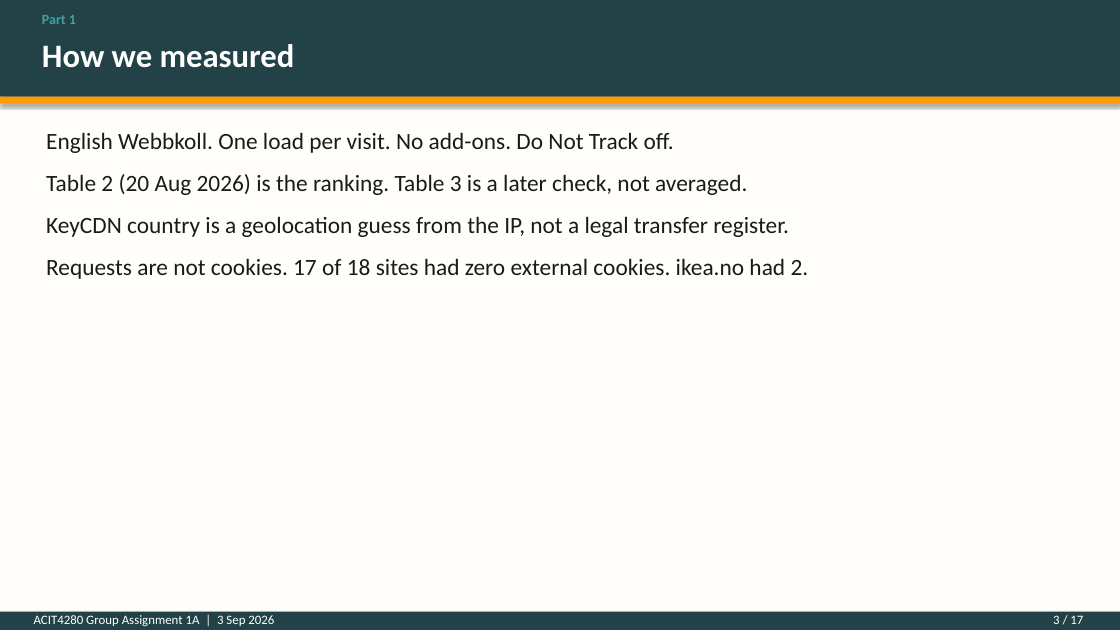
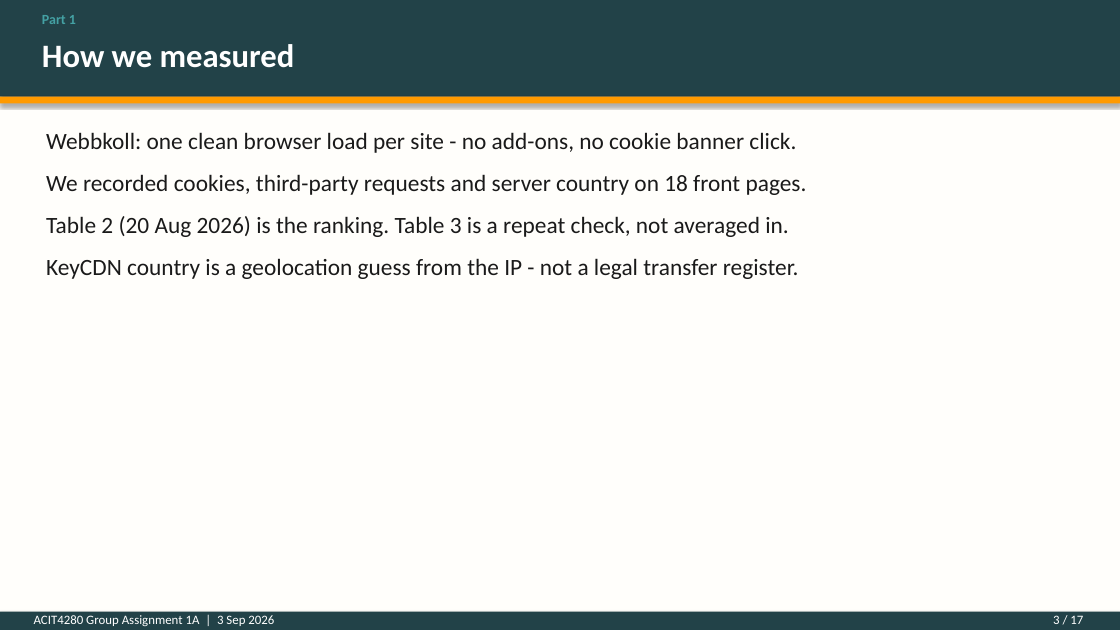
Before and after one commit to kasa031/Bacheloroppgave, a slide deck: slide 3 of ACIT4280_1A_presentation.pptx. Drawn at 1120x630 pixels with LibreOffice and Linux fonts; fonts in the diff are those of the drawing. Boxes give left, top, right and bottom in pixels: in the first picture for what was removed or moved away, otherwise in the second. Text is boxed around its words. In the diff, an @@ line names an element or a change of style, - is before the commit and + after.

```diff
--- a/ACIT4280_1A_presentation.pptx
+++ b/ACIT4280_1A_presentation.pptx
@@ text at [46,132,807,279]: text changed @@
-English Webbkoll. One load per visit. No add-ons. Do Not Track off.
-Table 2 (20 Aug 2026) is the ranking. Table 3 is a later check, not averaged.
-KeyCDN country is a geolocation guess from the IP, not a legal transfer register.
-Requests are not cookies. 17 of 18 sites had zero external cookies. ikea.no had 2.
+Webbkoll: one clean browser load per site - no add-ons, no cookie banner click.
+We recorded cookies, third-party requests and server country on 18 front pages.
+Table 2 (20 Aug 2026) is the ranking. Table 3 is a repeat check, not averaged in.
+KeyCDN country is a geolocation guess from the IP - not a legal transfer register.
```
Also in this commit, not shown: 4 other files.
